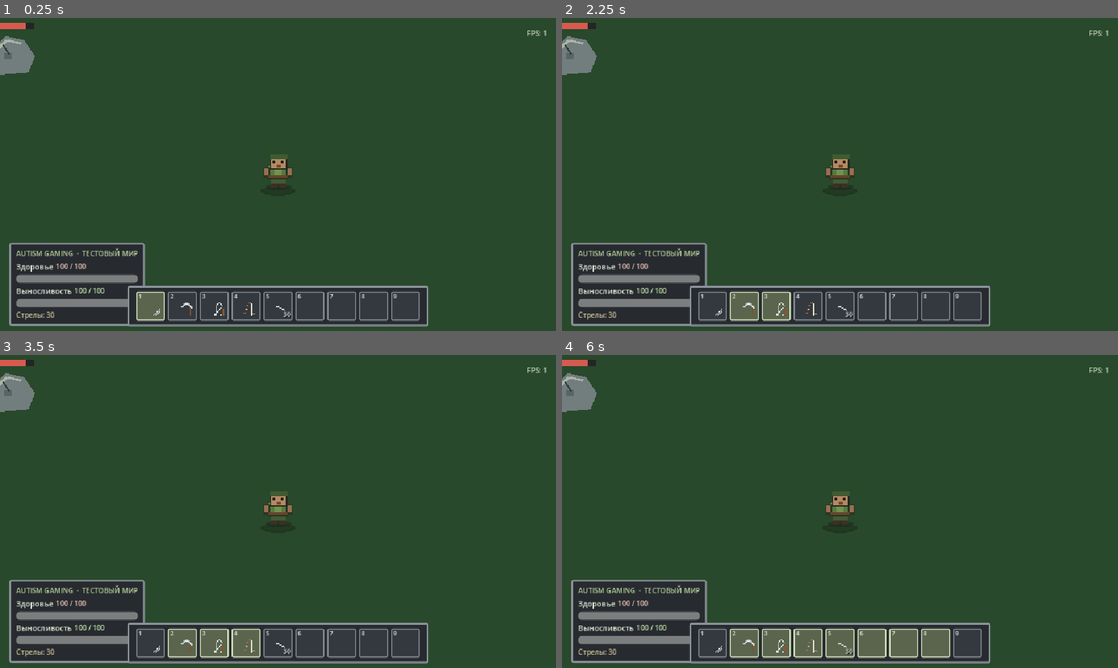
Above: before the commit, frames 1-4 (two rows, left to right).
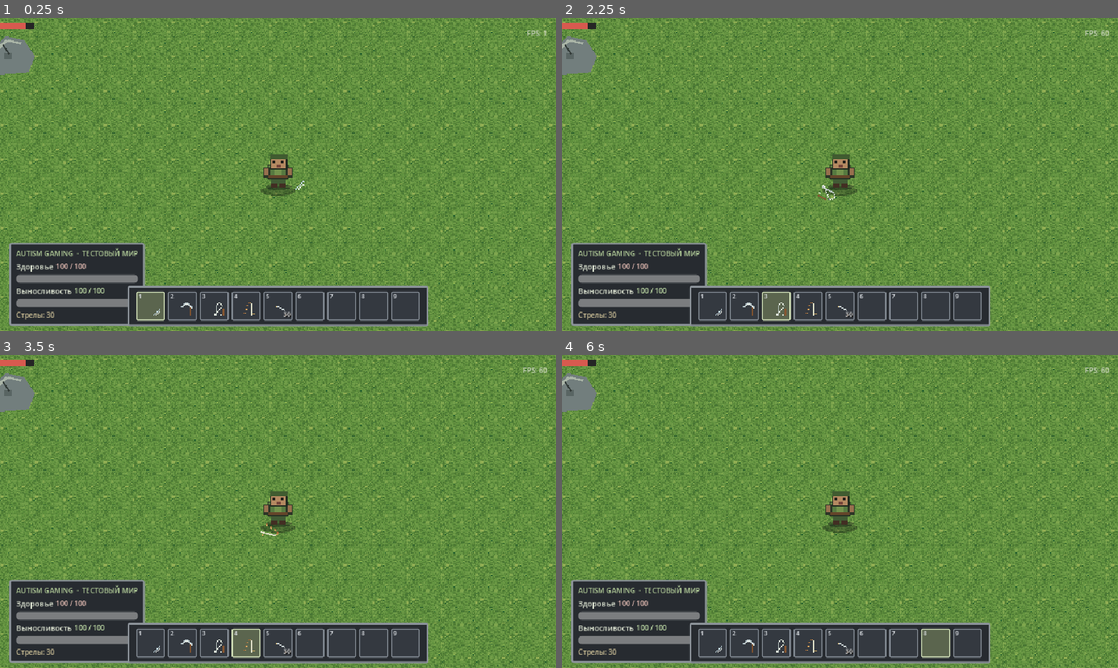
Above: after the commit, the same moments.

Repository: BigFluffyCatOnWatermelon/autism-gaming
Game: Godot game, scene res://scenes/world.tscn
Two runs of this game, one before a commit and one after it. Both use one fixed random seed, a clock stepped at 60 frames per second and the inputs below.
Inputs:
- Up to frame 1 (0.25 s): no input
- Up to frame 2 (2.25 s): click "1" at 0.5 s; click "2" at 1.25 s; click "3" at 2 s
- Up to frame 3 (3.5 s): click "4" at 2.75 s
- Up to frame 4 (6 s): click "5" at 3.5 s; click "6" at 4.25 s; click "7" at 5 s; click "8" at 5.75 s

The runs differ from the first frame. In frame 1, 86% of the frame differs, in the area x 0-100%, y 0-100%; in frame 2, 86%; in frame 3, 87%; in frame 4, 89%.
Error before the commit: Parse Error: Cannot infer the type of "distance" variable because the value doesn't have a set type. (res://scripts/world_controller.gd:630)

Commit message:
fix: type resource distance values for Godot parser

Diff:
--- a/scripts/world_controller.gd
+++ b/scripts/world_controller.gd
@@ -452,7 +452,7 @@
 		if not is_instance_valid(target) or target.destroying:
 			continue
 		var offset: Vector2 = target.global_position - player.global_position
-		var distance := offset.length()
+		var distance: float = offset.length()
 		var reach := float(attack.get("reach", 70.0))
 		var is_hit := false
 		if mode == "slash" or mode == "swing":
@@ -627,7 +627,7 @@
 		if not is_instance_valid(drop):
 			drops.erase(drop)
 			continue
-		var distance := drop.global_position.distance_to(player.global_position)
+		var distance: float = drop.global_position.distance_to(player.global_position)
 		if distance <= magnet_radius:
 			drop.set_magnet_target(player)
 		else:
@@ -743,13 +743,13 @@
 			var resource := child as ResourceNode
 			if resource == null:
 				continue
-			var distance := world_position.distance_to(resource.global_position)
+			var distance: float = world_position.distance_to(resource.global_position)
 			if distance <= resource.hit_radius + 10.0 and distance < nearest_distance:
 				nearest_id = str(resource.get_instance_id())
 				nearest_distance = distance
 	for drop in drops:
 		if is_instance_valid(drop):
-			var distance := world_position.distance_to(drop.global_position)
+			var distance: float = world_position.distance_to(drop.global_position)
 			if distance < nearest_distance:
 				nearest_id = str(drop.get_instance_id())
 				nearest_distance = distance
